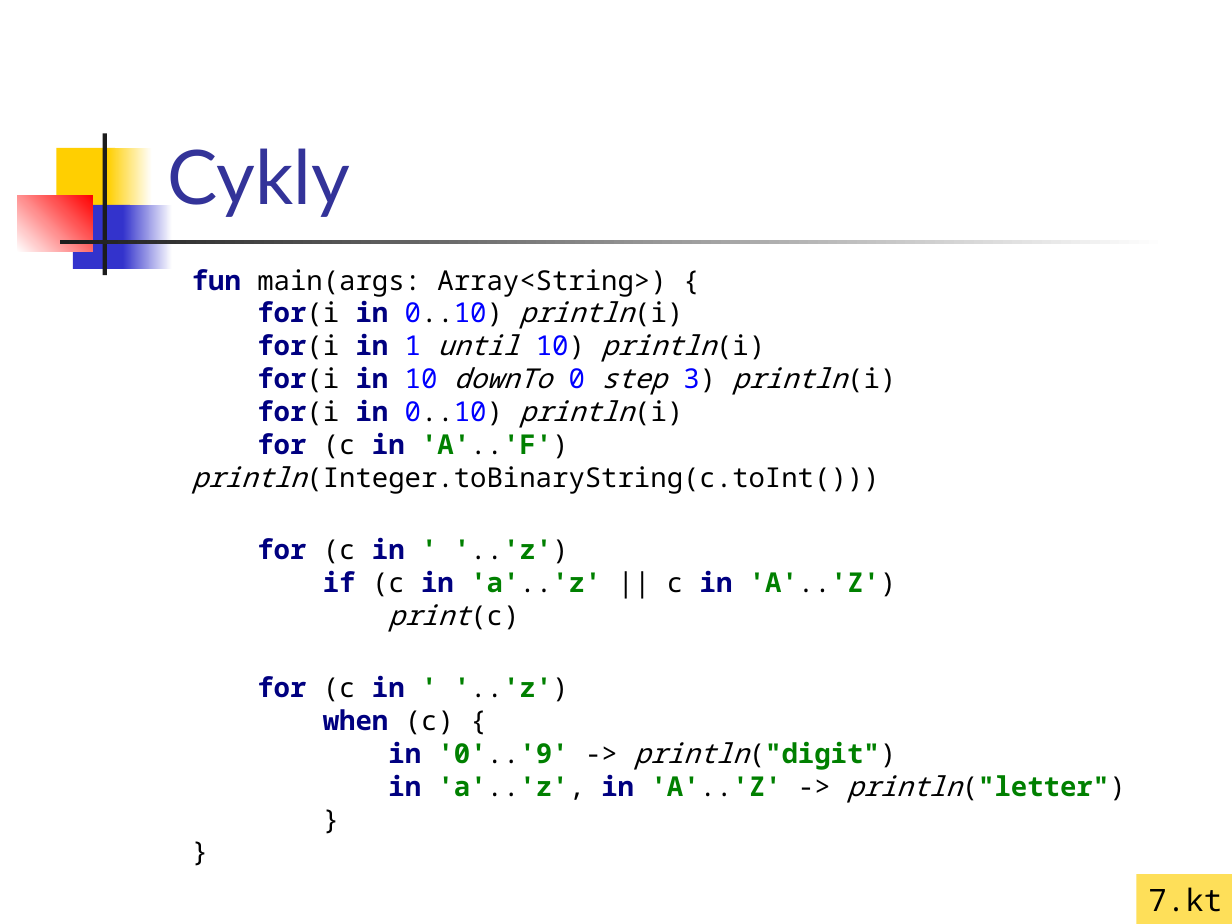
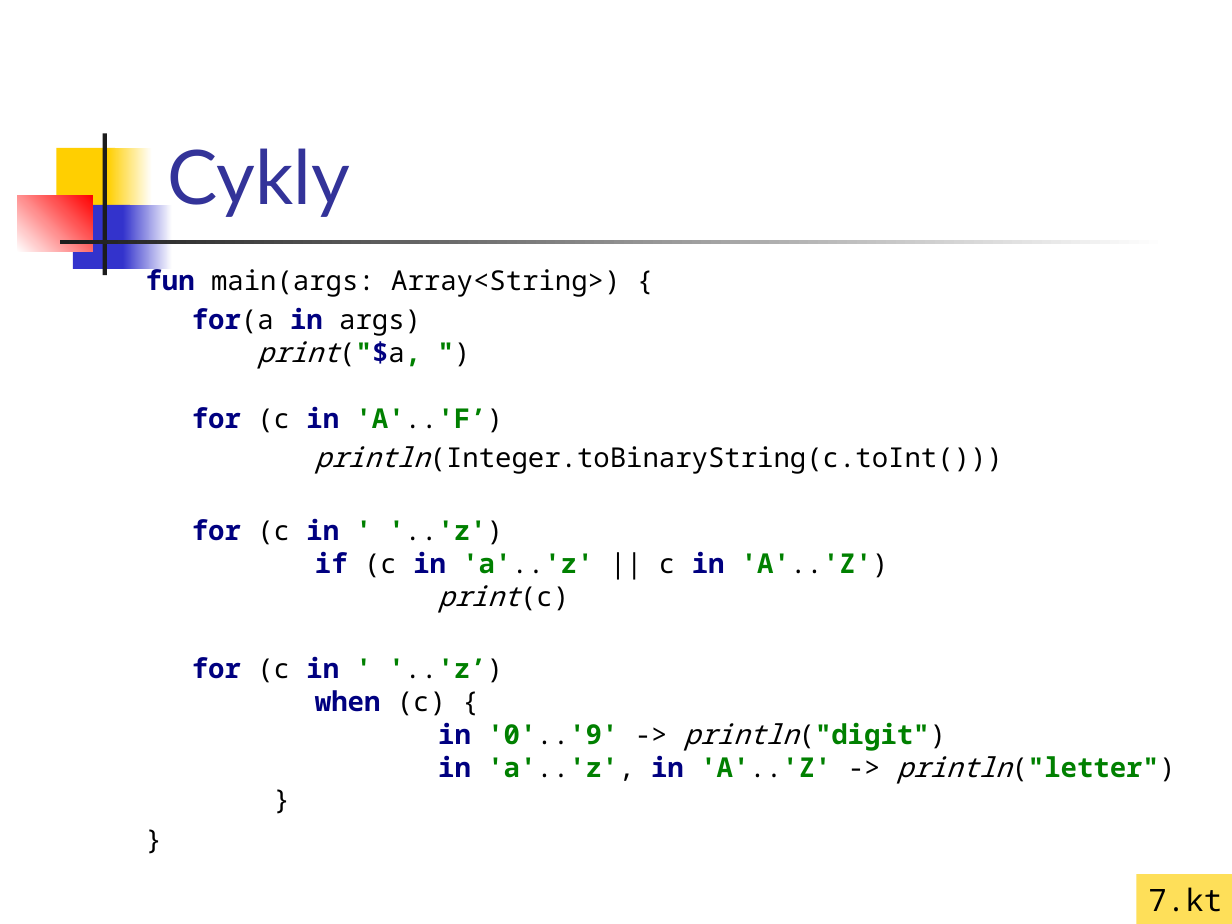
Before and after one commit to vmandro/Prednasky, a slide deck: slide 13 of 01/02_Kotlin.ppt. Drawn at 1232x924 pixels with LibreOffice and Linux fonts; fonts in the diff are those of the drawing. Boxes give left, top, right and bottom in pixels: in the first picture for what was removed or moved away, otherwise in the second. Text is boxed around its words. In the diff, an @@ line names an element or a change of style, - is before the commit and + after.

```diff
--- a/01/02_Kotlin.ppt
+++ b/01/02_Kotlin.ppt
@@ text at (146,264,1003,474): text changed @@
-fun main(args: Array<String>) {
-for(i in 0..10) println(i)
-for(i in 1 until 10) println(i)
-for(i in 10 downTo 0 step 3) println(i)
-for(i in 0..10) println(i)
-for (c in 'A'..'F') println(Integer.toBinaryString(c.toInt()))
+fun main(args: Array<String>) {
+for(a in args)
+print("$a, ")
+for (c in 'A'..'F’)
+println(Integer.toBinaryString(c.toInt()))
@@ text at (192,656,1176,784): text changed @@
-for (c in ' '..'z')
-when (c) {
-in '0'..'9' -> println("digit")
-in 'a'..'z', in 'A'..'Z' -> println("letter")
-}
-}
+for (c in ' '..'z’)
+when (c) {
+in '0'..'9' -> println("digit")
+in 'a'..'z', in 'A'..'Z' -> println("letter")
+}
+}
```
Also in this commit, not shown: 5 other slides changed, 1 slide added, 3 other files.
